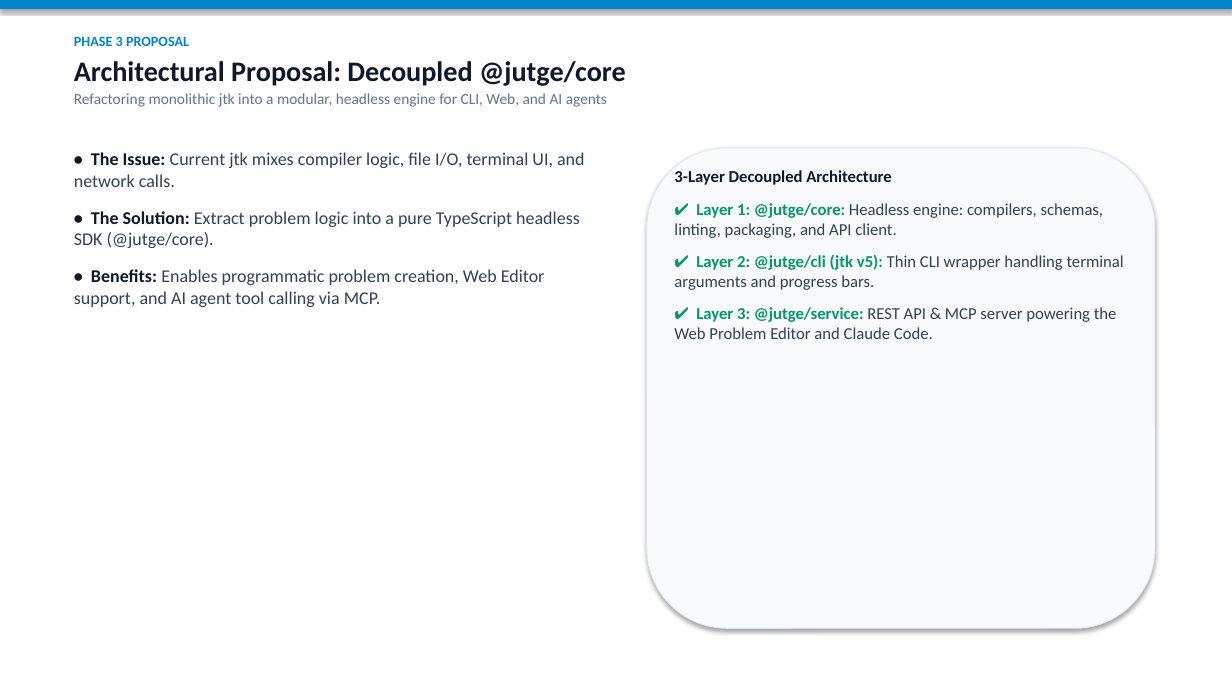
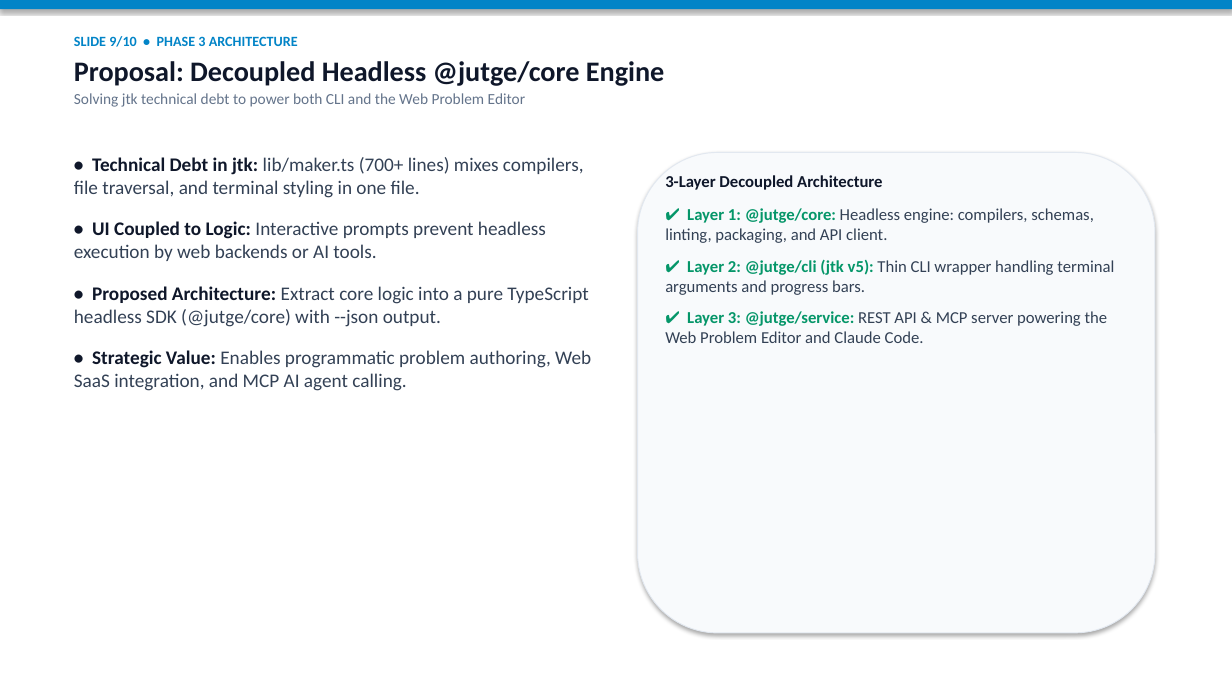
Before and after one commit to SuisSanem000/jutge-private, a slide deck: slide 9 of work/01-meeting-presentation-and-demo-20261112/meeting-summary-presentation.pptx (slide 26 before the commit). Drawn at 1232x693 pixels with LibreOffice and Linux fonts; fonts in the diff are those of the drawing. Boxes give left, top, right and bottom in pixels: in the first picture for what was removed or moved away, otherwise in the second. Text is boxed around its words. In the diff, an @@ line names an element or a change of style, - is before the commit and + after.

Commit message:
feat(presentation): summarize deck into punchy 10 slides embedding live terminal commands and screenshot results

```diff
--- a/work/01-meeting-presentation-and-demo-20261112/meeting-summary-presentation.pptx
+++ b/work/01-meeting-presentation-and-demo-20261112/meeting-summary-presentation.pptx
@@ text at bbox=[74, 36, 664, 107]: text changed; bold on @@
-PHASE 3 PROPOSAL
-Architectural Proposal: Decoupled @jutge/core
-Refactoring monolithic jtk into a modular, headless engine for CLI, Web, and AI agents
+SLIDE 9/10 • PHASE 3 ARCHITECTURE
+Proposal: Decoupled Headless @jutge/core Engine
+Solving jtk technical debt to power both CLI and the Web Problem Editor
@@ text at bbox=[74, 157, 591, 391]: text changed; size 14 to 15 pt @@
-• The Issue: Current jtk mixes compiler logic, file I/O, terminal UI, and network calls.
-• The Solution: Extract problem logic into a pure TypeScript headless SDK (@jutge/core).
-• Benefits: Enables programmatic problem creation, Web Editor support, and AI agent tool calling via MCP.
+• Technical Debt in jtk: lib/maker.ts (700+ lines) mixes compilers, file traversal, and terminal styling in one file.
+• UI Coupled to Logic: Interactive prompts prevent headless execution by web backends or AI tools.
+• Proposed Architecture: Extract core logic into a pure TypeScript headless SDK (@jutge/core) with --json output.
+• Strategic Value: Enables programmatic problem authoring, Web SaaS integration, and MCP AI agent calling.
@@ rounded rectangle: place and size @@
-rounded rectangle at bbox=[647, 148, 1155, 628]
+rounded rectangle at bbox=[638, 152, 1155, 633]
@@ text "3-Layer Decoupled Architecture": place and size @@
-text "3-Layer Decoupled Architecture" at bbox=[674, 170, 1124, 339]
+text "3-Layer Decoupled Architecture" at bbox=[665, 175, 1114, 343]
```
Also in this commit, not shown: 4 other slides changed, 5 slides added, 25 slides removed, 4 other files.
